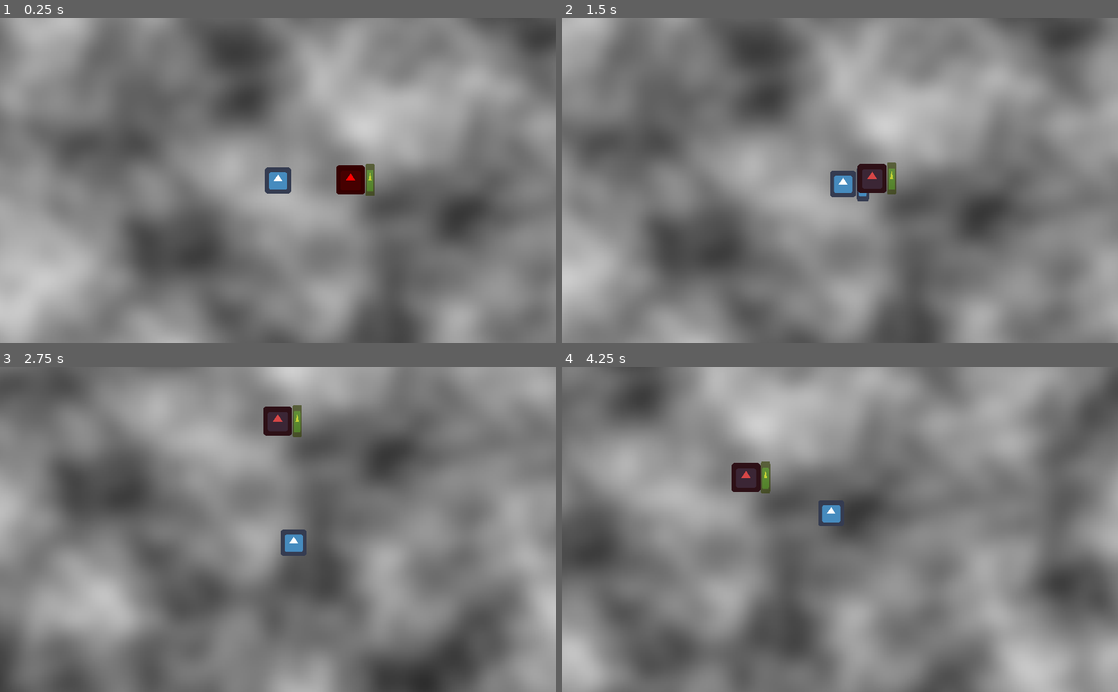
Above: before the commit, frames 1-4 (two rows, left to right).
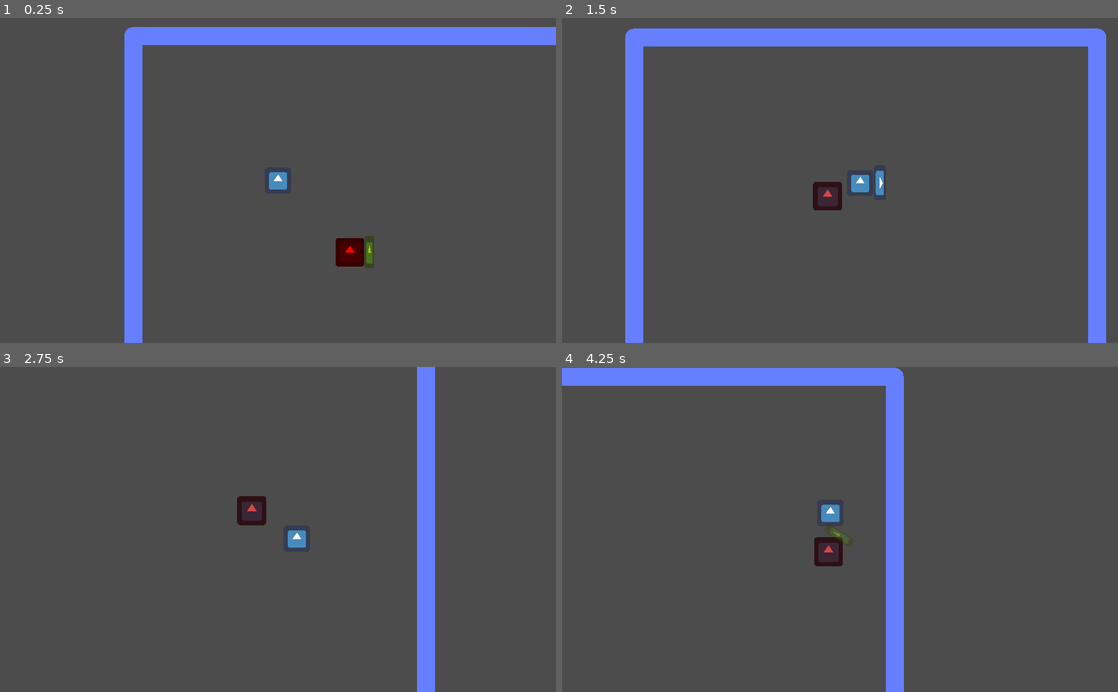
Above: after the commit, the same moments.

Repository: ectucker1/ksufalljam2020
Game: Godot game, scene res://Arena/Arena.tscn
Two runs of this game, one before a commit and one after it. Both use one fixed random seed, a clock stepped at 60 frames per second and the inputs below. Before the commit the project starts from res://level/test_level.tscn. The engine's default icon, where the game draws it, is replaced by a stand-in: a white triangle on a blue panel in a dark square.
Inputs (mouse positions are in pixels of both pictures, inside the frame that each line leads up to):
- Up to frame 1 (0.25 s): no input
- Up to frame 2 (1.5 s): move the mouse to (962, 164) at 0.52 s; press the mouse at (962, 164) at 0.53 s; hold D (move_right) 0.53-1.28 s; move the mouse to (728, 196) at 1.27 s; release the mouse at (728, 196) at 1.28 s; hold S (move_down) from 1.28 s (still down); right-click (728, 196) at 1.35 s
- Up to frame 3 (2.75 s): move the mouse to (333, 458) at 2.02 s; release S (move_down) at 2.03 s; press the mouse at (333, 458) at 2.03 s; hold D (move_right) from 2.03 s (still down)
- Up to frame 4 (4.25 s): move the mouse to (812, 594) at 2.77 s; release D (move_right) at 2.78 s; release the mouse at (812, 594) at 2.78 s; hold W (move_up) 2.78-3.53 s; right-click (812, 594) at 2.85 s; move the mouse to (1006, 578) at 3.52 s; press the mouse at (1006, 578) at 3.53 s; hold A (move_left) from 3.53 s (still down)

The runs differ from the first frame. In frame 1, 84% of the frame differs, in the area x 0-100%, y 0-100%; in frame 2, 83%; in frame 3, 80%; in frame 4, 83%.

Commit message:
First test of player and enemy together

Diff:
--- a/player/player.gd
+++ b/player/player.gd
@@ -31,7 +31,6 @@
 	status.player = self
 
 	set_primary_active(BasicAttackMutation.new())
-	add_passive(VampirismMutation.new())
 
 # Called every frame. 'delta' is the elapsed time since the previous frame.
 func _process(delta):
--- a/player/status.gd
+++ b/player/status.gd
@@ -6,7 +6,7 @@
 var player
 
 # Define all variables needed to represent status effects
-var health := 100 setget set_health
+var health := 50 setget set_health
 
 var max_speed_mult := 1.0
 var acc_mult := 1.0
@@ -17,6 +17,11 @@
 	var diff = result - health
 	health = result
 	player.emit_signal("hurt", diff)
+	if health == 0:
+		kill()
+
+func kill():
+	player.visible = false
 
 # Reset the values of all status parameters
 func reset():
--- a/project.godot
+++ b/project.godot
@@ -63,7 +63,7 @@
 [application]
 
 config/name="Ksufalljam 2020"
-run/main_scene="res://level/test_level.tscn"
+run/main_scene="res://Arena/Arena.tscn"
 config/icon="res://icon.png"
 
 [autoload]
